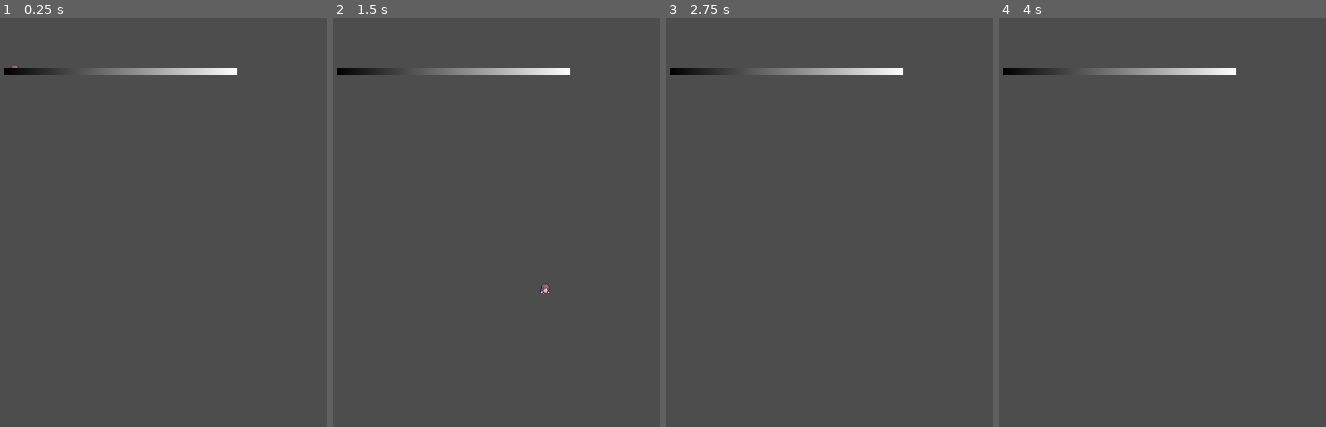
Above: before the commit, frames 1-4 (left to right).
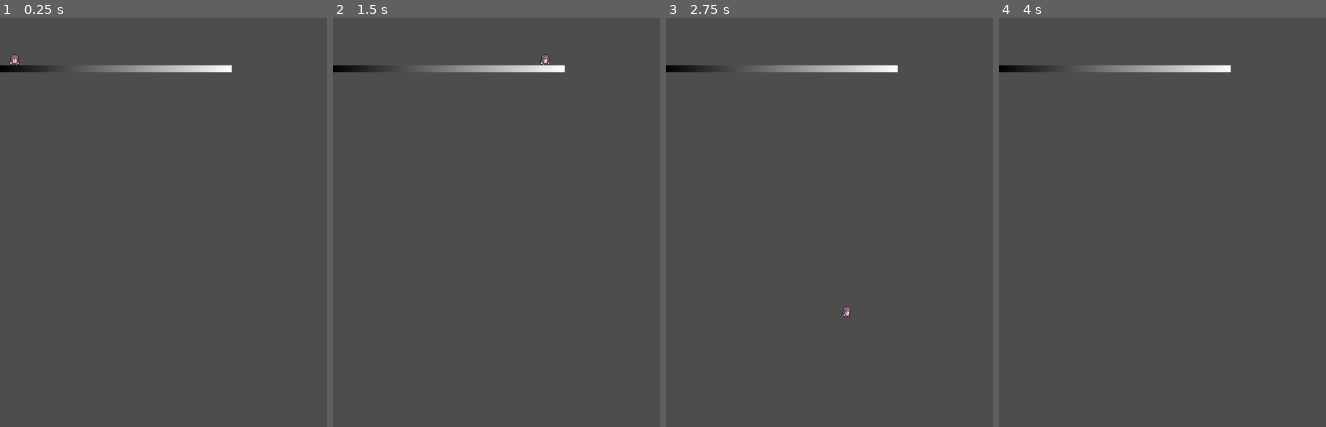
Above: after the commit, the same moments.

Repository: ajogerio/monkey-game
Game: Godot game, scene res://Scenes/game_scene.tscn
The game is run twice, just before and just after one commit, with the same random seed, the same clock (stepped at 60 frames per second) and the same inputs. This scene is started directly instead of the project's main scene.
Inputs (mouse positions are in pixels of both pictures, inside the frame that each line leads up to):
- Up to frame 1 (0.25 s): no input
- Up to frame 2 (1.5 s): tap Enter at 0.5 s; move the mouse to (outside the picture) at 0.52 s; hold D (move_right) from 0.53 s (still down); click (outside the picture) at 0.6 s; tap W (jump) at 0.77 s; move the mouse to (571, 242) at 1.27 s; click (571, 242) at 1.35 s
- Up to frame 3 (2.75 s): tap W (jump) at 1.52 s; tap Space at 2 s; move the mouse to (outside the picture) at 2.02 s; release D (move_right) at 2.03 s; hold A (move_left) from 2.03 s (still down); click (outside the picture) at 2.1 s
- Up to frame 4 (4 s): tap Enter at 2.75 s; move the mouse to (outside the picture) at 2.77 s; release A (move_left) at 2.78 s; hold D (move_right) from 2.78 s (still down); click (outside the picture) at 2.85 s; tap W (jump) at 3.02, 3.77 s; tap Space at 3.5 s; move the mouse to (outside the picture) at 3.52 s; click (outside the picture) at 3.6 s

The runs differ from the first frame. In frame 1, 0.9% of the frame differs, in the area x 0-73%, y 8-14%; in frame 2, 0.9%, in the area x 0-73%, y 8-68%; in frame 3, 0.9%; in frame 4, 0.9%.
Error in both runs: Cannot call method 'instantiate' on a null value. (res://Scripts/player_scene.gd:46)

Commit message:
fix: solve player falling through the floor issue

Diff:
--- a/Scenes/floor_scene.tscn
+++ b/Scenes/floor_scene.tscn
@@ -1,7 +1,7 @@
 [gd_scene load_steps=4 format=3 uid="uid://d1r7exha8pl"]
 
 [sub_resource type="RectangleShape2D" id="RectangleShape2D_g54ld"]
-size = Vector2(336, 10)
+size = Vector2(336, 10.5)
 
 [sub_resource type="Gradient" id="Gradient_li2hv"]
 
@@ -11,11 +11,11 @@
 height = 10
 
 [node name="Floor" type="StaticBody2D"]
-position = Vector2(277, 97)
+position = Vector2(169, 150)
 metadata/_edit_group_ = true
 
 [node name="Floor Hitbox" type="CollisionShape2D" parent="."]
-position = Vector2(0, -0.5)
+position = Vector2(0, -0.25)
 shape = SubResource("RectangleShape2D_g54ld")
 
 [node name="Floor Sprite" type="Sprite2D" parent="."]
--- a/Scenes/game_scene.tscn
+++ b/Scenes/game_scene.tscn
@@ -9,4 +9,4 @@
 position = Vector2(20, 78)
 
 [node name="Floor" parent="." instance=ExtResource("2_pn527")]
-position = Vector2(175, 112)
+position = Vector2(167, 108)
--- a/Scenes/player_scene.tscn
+++ b/Scenes/player_scene.tscn
@@ -45,7 +45,7 @@
 size = Vector2(16, 16)
 
 [node name="Player" type="CharacterBody2D"]
-position = Vector2(17, 24)
+position = Vector2(29, 55)
 script = ExtResource("1_oditq")
 metadata/_edit_group_ = true
 
@@ -61,8 +61,7 @@
 }
 
 [node name="Player Hitbox" type="CollisionShape2D" parent="."]
-visible = false
-position = Vector2(-225, 10)
+position = Vector2(0, -2)
 shape = SubResource("RectangleShape2D_3laj3")
 
 [node name="Muzzle" type="Marker2D" parent="."]
